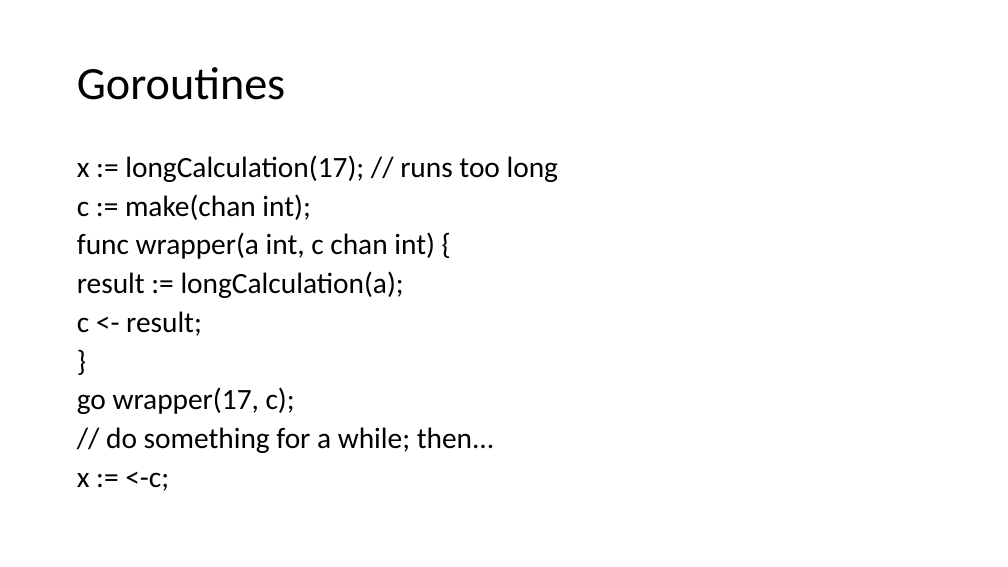
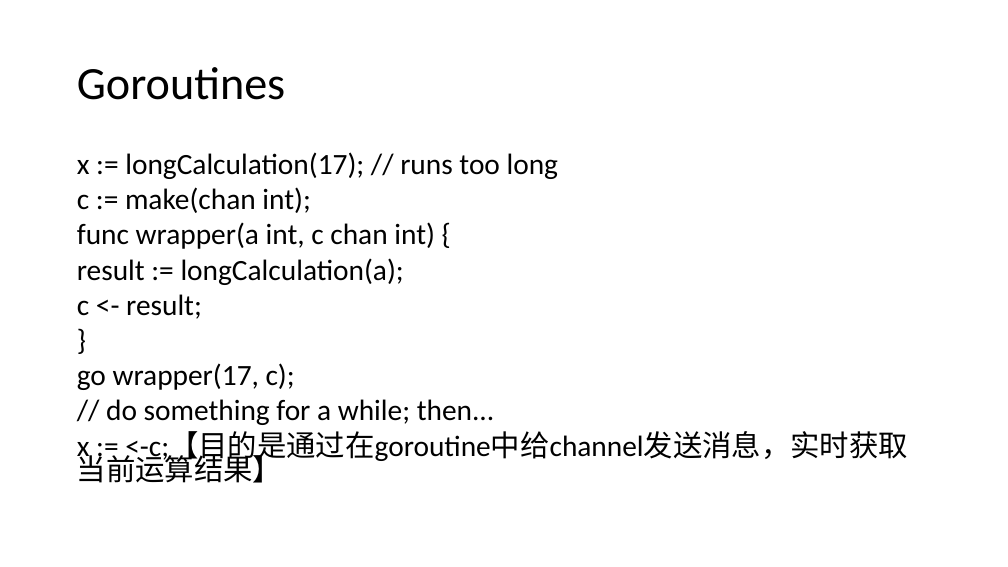
Before and after one commit to firstbird/goPresent, a slide deck: slide 25 of go introduction.pptx. Drawn at 1008x567 pixels with LibreOffice and Linux fonts; fonts in the diff are those of the drawing. Boxes give left, top, right and bottom in pixels: in the first picture for what was removed or moved away, otherwise in the second. Text is boxed around its words. In the diff, an @@ line names an element or a change of style, - is before the commit and + after.

```diff
--- a/go introduction.pptx
+++ b/go introduction.pptx
@@ text at [77, 152, 558, 425]: line spacing 0.8 to 0.7 @@
@@ text at [77, 431, 908, 483]: text changed @@
-x := <-c;
+x := <-c;【目的是通过在goroutine中给channel发送消息，实时获取当前运算结果】
```
Also in this commit, not shown: 14 other slides changed.
